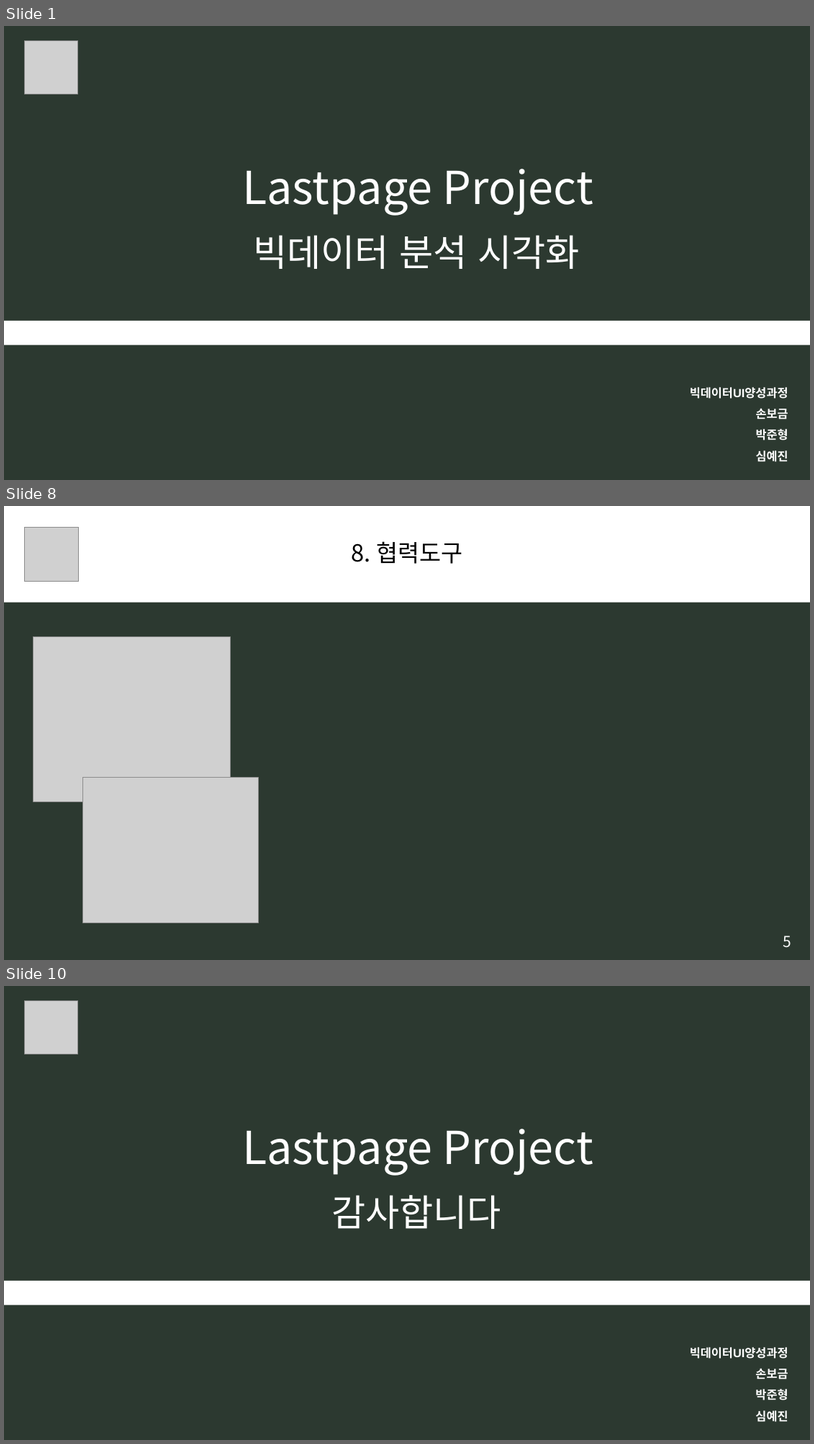
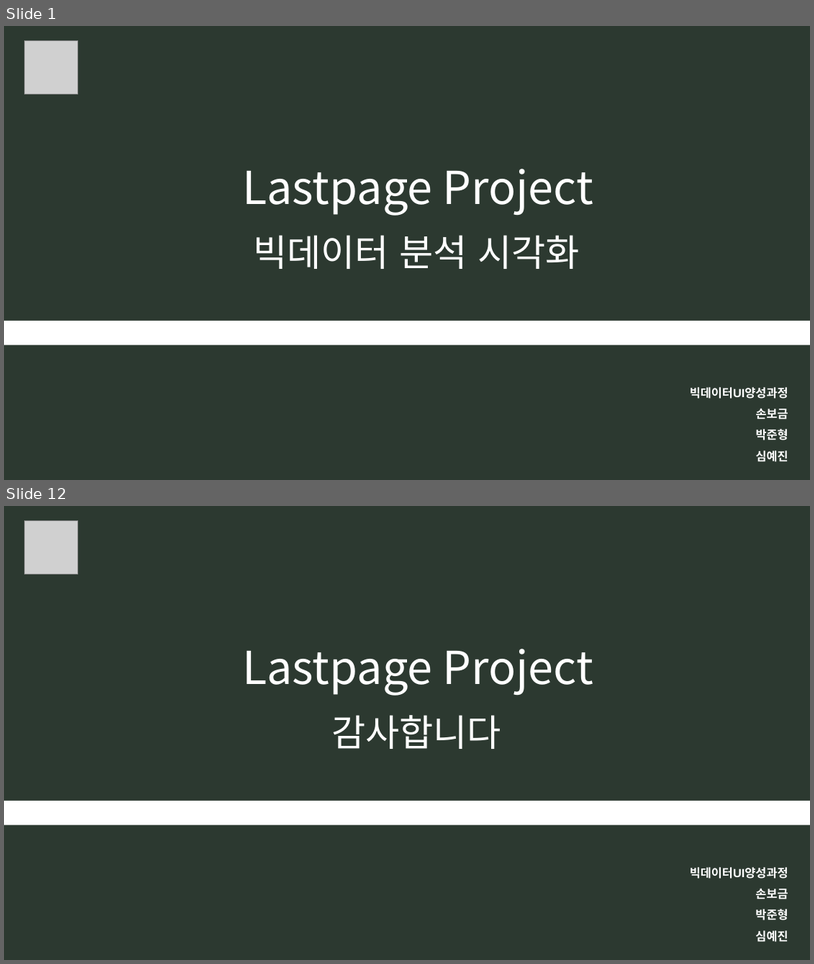
Before and after one commit to BIGDATA-UI-T3/Lastpage_Project, a slide deck: [모듈] 17.pptx. Shown one above the other, each under a label of ours: slides 1, 8 and 10 before the commit, slides 1 and 12 after it; the slides between them are not shown. The pictures are 814x1444 and 814x964 pixels, drawn with LibreOffice and Linux fonts; fonts in the diff are those of the drawing; grey boxes stand for pictures. Boxes give left, top, right and bottom in pixels: in the first picture for what was removed or moved away, otherwise in the second. Text is boxed around its words. In the diff, an @@ line names an element or a change of style, - is before the commit and + after.

```diff
--- a/[모듈] 17.pptx
+++ b/[모듈] 17.pptx
@@ slide 8 removed at box(4, 506, 810, 960), background #2C3930 @@
@@ rectangle removed at box(4, 506, 810, 602) @@
-8. 협력도구
@@ picture removed at box(25, 527, 78, 581) @@
@@ picture removed at box(33, 636, 231, 801) @@
@@ picture removed at box(83, 777, 259, 923) @@
@@ text removed at box(784, 935, 792, 947) @@
-5
@@ what was slide 10 is now slide 12 @@
```
Also in this commit, not shown: 7 slides changed, 3 slides added.
